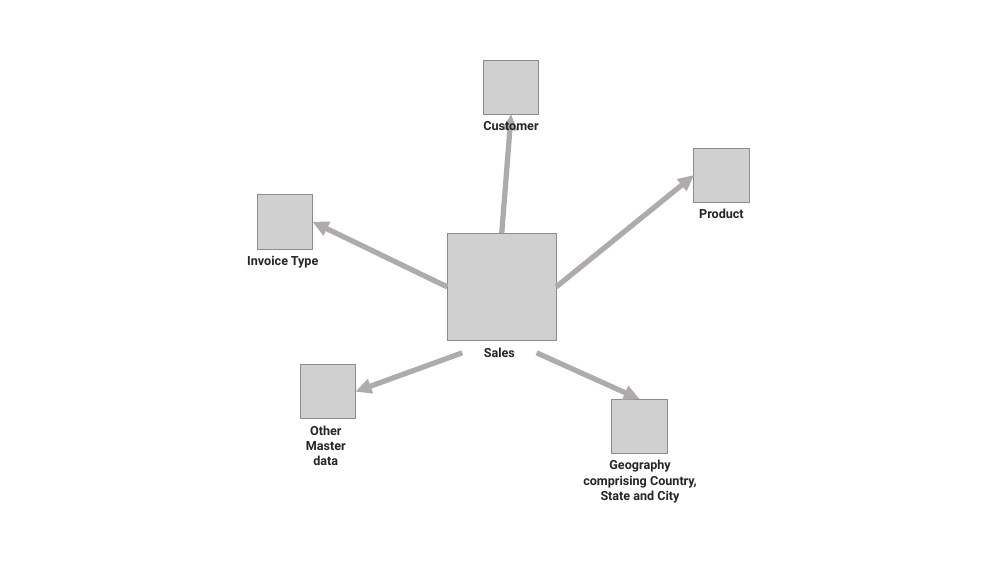
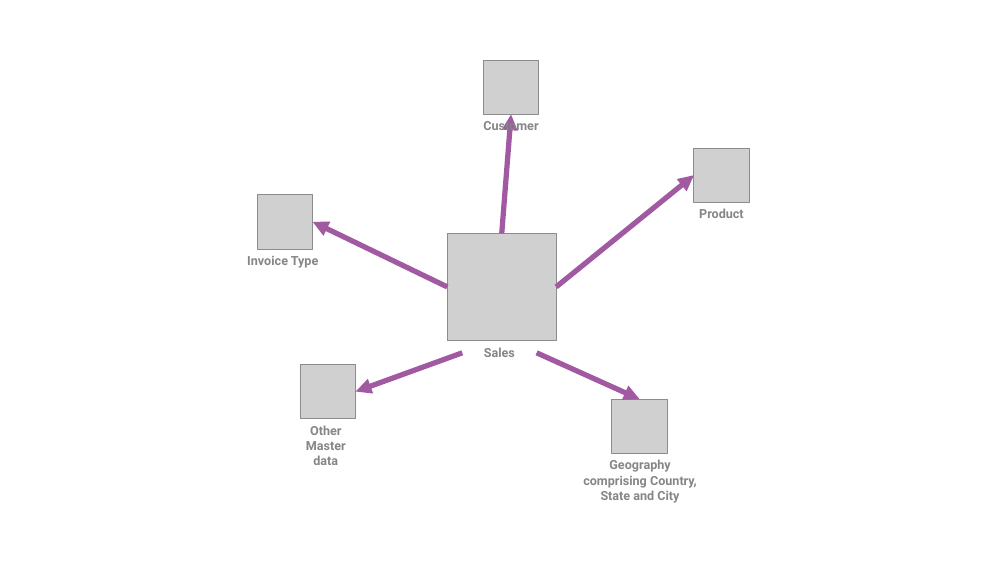
Before and after one commit to rahulunlimited/adflab, a slide deck: slide 9 of docs/ADFLab Design Pattern.pptx (slide 6 before the commit). Drawn at 1008x567 pixels with LibreOffice and Linux fonts; fonts in the diff are those of the drawing; grey boxes stand for pictures; background and template pictures are left out. Boxes give left, top, right and bottom in pixels: in the first picture for what was removed or moved away, otherwise in the second. Text is boxed around its words. In the diff, an @@ line names an element or a change of style, - is before the commit and + after.

```diff
--- a/docs/ADFLab Design Pattern.pptx
+++ b/docs/ADFLab Design Pattern.pptx
@@ text colour #262626 to #868588 in 6 elements at <box>484,347,515,357</box>, <box>699,208,744,218</box>, <box>247,256,318,268</box>, <box>306,425,346,465</box>, <box>583,459,697,503</box>, <box>483,119,538,135</box> @@
@@ arrow (502, 234) - (511, 114): stroke #AFABAB 5 pt to #A15AA1 5 pt @@
@@ arrow (557, 287) - (694, 175): stroke #AFABAB 5 pt to #A15AA1 5 pt @@
@@ arrow (448, 287) - (313, 222): stroke #AFABAB 5 pt to #A15AA1 5 pt @@
@@ arrow (462, 353) - (356, 392): stroke #AFABAB 5 pt to #A15AA1 5 pt @@
@@ arrow (537, 353) - (640, 399): stroke #AFABAB 5 pt to #A15AA1 5 pt @@
```
Also in this commit, not shown: 7 other slides changed, 1 slide added, 2 other files.
